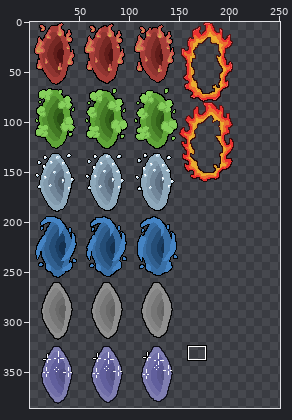
Two states of a sprite sheet, Game/Game/textures/Objects.png. The picture above shows the old version from afar; the outline marks the close-up.
Close-up. Before:
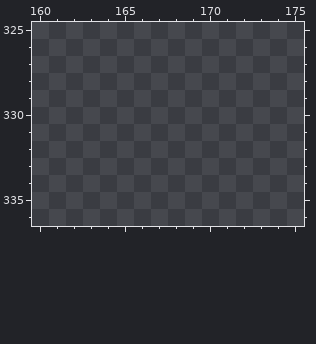
The file is 258x387 pixels. Colours within 5 levels of each other are drawn and written as one. Shown: x 160..175, y 325..336. The wide view leaves out empty margins. The commit also changed other parts of the picture, which this record leaves out.
Palette (. is transparent): 
The result:
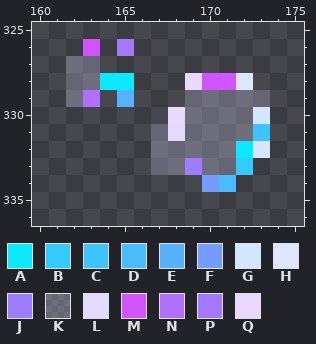
Colours new in this view: A #0be9ff  B #33cbff  C #3ec3ff  D #49bbff  E #56b1ff  F #749bff  G #d5e7ff  H #dee7ff  J #9d7dff  K #e3daff42  L #e3daff  M #d155ff  N #b16eff  P #a577ff  Q #e9d9ff
The exact change:
y 326: x 163 . -> M; x 165 . -> P
y 327: x 162..163 .. -> KK
y 328: x 162..165 .... -> KKAA; x 169..172 .... -> QMMH
y 329: x 162..163 .. -> KN; x 165 . -> E; x 169..173 ..... -> KKKKK
y 330: x 168..173 ...... -> QKKKKG
y 331: x 167..173 ....... -> KLKKKKC
y 332: x 167..173 ....... -> KKKKKAG
y 333: x 167..172 ...... -> KKJKKB
y 334: x 170..171 .. -> FD
